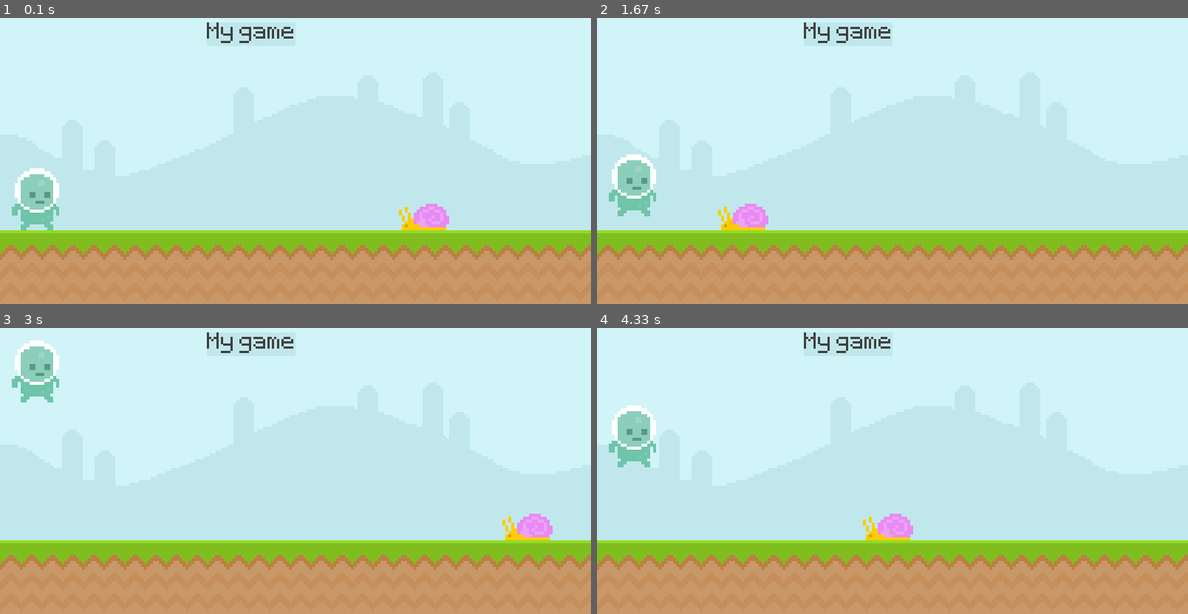
Above: before the commit, frames 1-4 (two rows, left to right).
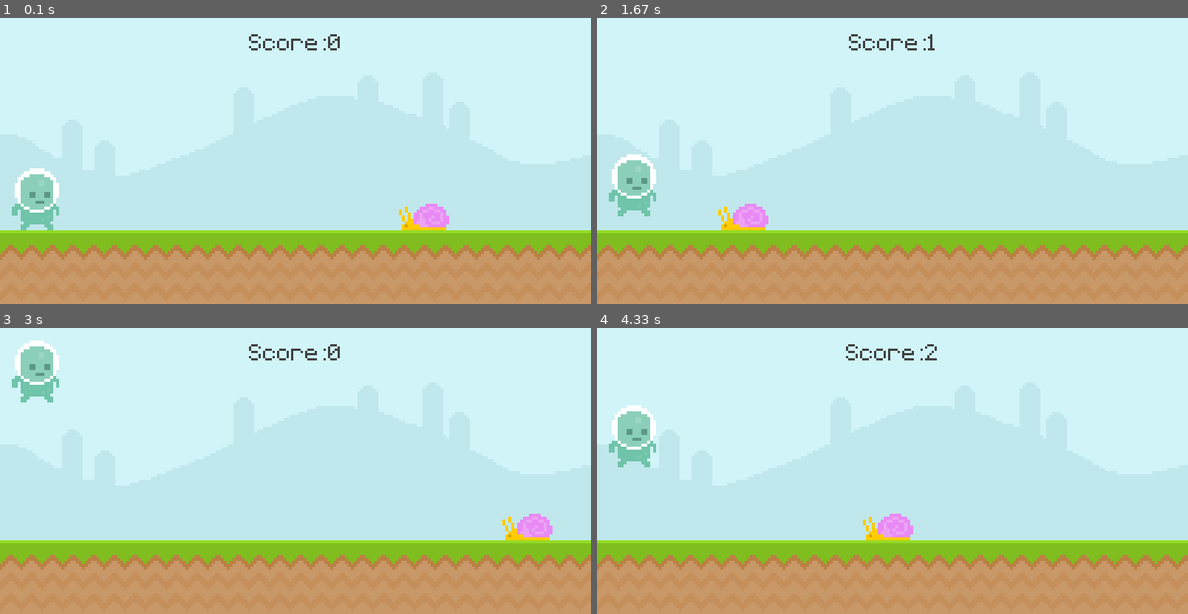
Above: after the commit, the same moments.

Repository: sus20/UltimatePygameIntro
Game: pygame game, started from runner.py
Two runs of this game, one before a commit and one after it. Both use one fixed random seed, a clock stepped at 60 frames per second and the inputs below.
Inputs:
- Up to frame 1 (0.1 s): no input
- Up to frame 2 (1.67 s): tap Space at 0.33, 0.73, 1.03, 1.57 s
- Up to frame 3 (3 s): tap Space at 1.87, 2.07, 2.5, 2.63 s
- Up to frame 4 (4.33 s): tap Space at 3.4, 3.8, 4.23 s

The runs differ from the first frame. In frame 1, 0.5% of the frame differs, in the area x 35-58%, y 1-12%; in frame 2, 0.5%; in frame 3, 0.5%; in frame 4, 0.5%.

Commit message:
feat: DisplayigTheScore&MeasuringTime

Diff:
--- a/runner.py
+++ b/runner.py
@@ -1,5 +1,14 @@
 import pygame
 from sys import exit
+
+
+def display_score():
+    current_time = int(pygame.time.get_ticks()/1000) - start_time
+    score_surf = test_font.render(f'Score:{current_time}', False, (64, 64, 64))
+    score_rect = score_surf.get_rect(center=(400, 50))
+    screen.blit(score_surf, score_rect)
+    print(current_time)
+
 
 pygame.init()
 screen = pygame.display.set_mode((800, 400))    # (w,h)
@@ -8,14 +17,15 @@
 test_font = pygame.font.Font(
     'font/Pixeltype.ttf', 50)  # (font type, font size)
 game_active = True
+start_time = 0
 
 sky_surface = pygame.image.load('graphics/sky.png').convert()  # (w,h)
 ground_surface = pygame.image.load('graphics/ground.png').convert()
 
 
 # (text, antiAliasing, color)
-score_surf = test_font.render('My game', False, (64, 64, 64))
-score_rect = score_surf.get_rect(bottomright=(400, 50))
+# score_surf = test_font.render('My game', False, (64, 64, 64))
+# score_rect = score_surf.get_rect(bottomright=(400, 50))
 
 snail_surf = pygame.image.load('graphics/snail/snail1.png').convert_alpha()
 snail_rect = snail_surf.get_rect(midbottom=(600, 300))
@@ -43,13 +53,16 @@
             if event.type == pygame.KEYDOWN and event.key == pygame.K_SPACE:
                 game_active = True
                 snail_rect.left = 800
+                start_time = int(pygame.time.get_ticks()/1000)
 
     if game_active:
         screen.blit(sky_surface, (0, 0))
         screen.blit(ground_surface, (0, 300))   # (from left, from top-down )
-        pygame.draw.rect(screen, '#c0e8ec', score_rect)
-        pygame.draw.rect(screen, '#c0e8ec', score_rect, 10)
-        screen.blit(score_surf, score_rect)
+        # pygame.draw.rect(screen, '#c0e8ec', score_rect)
+        # pygame.draw.rect(screen, '#c0e8ec', score_rect, 10)
+        # screen.blit(score_surf, score_rect)
+
+        display_score()
 
         snail_rect.x -= 4
         if snail_rect.right <= 0:
